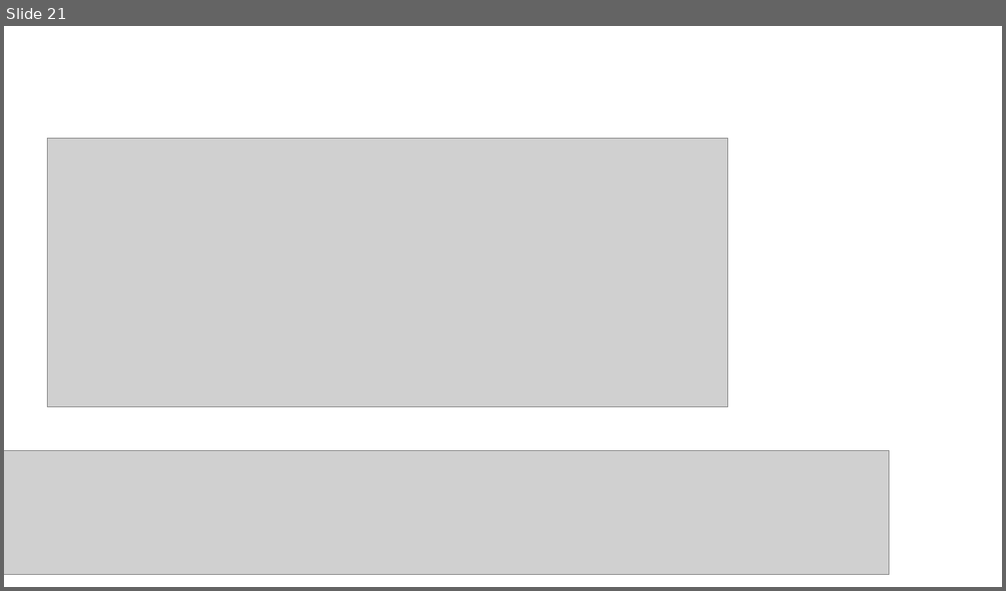
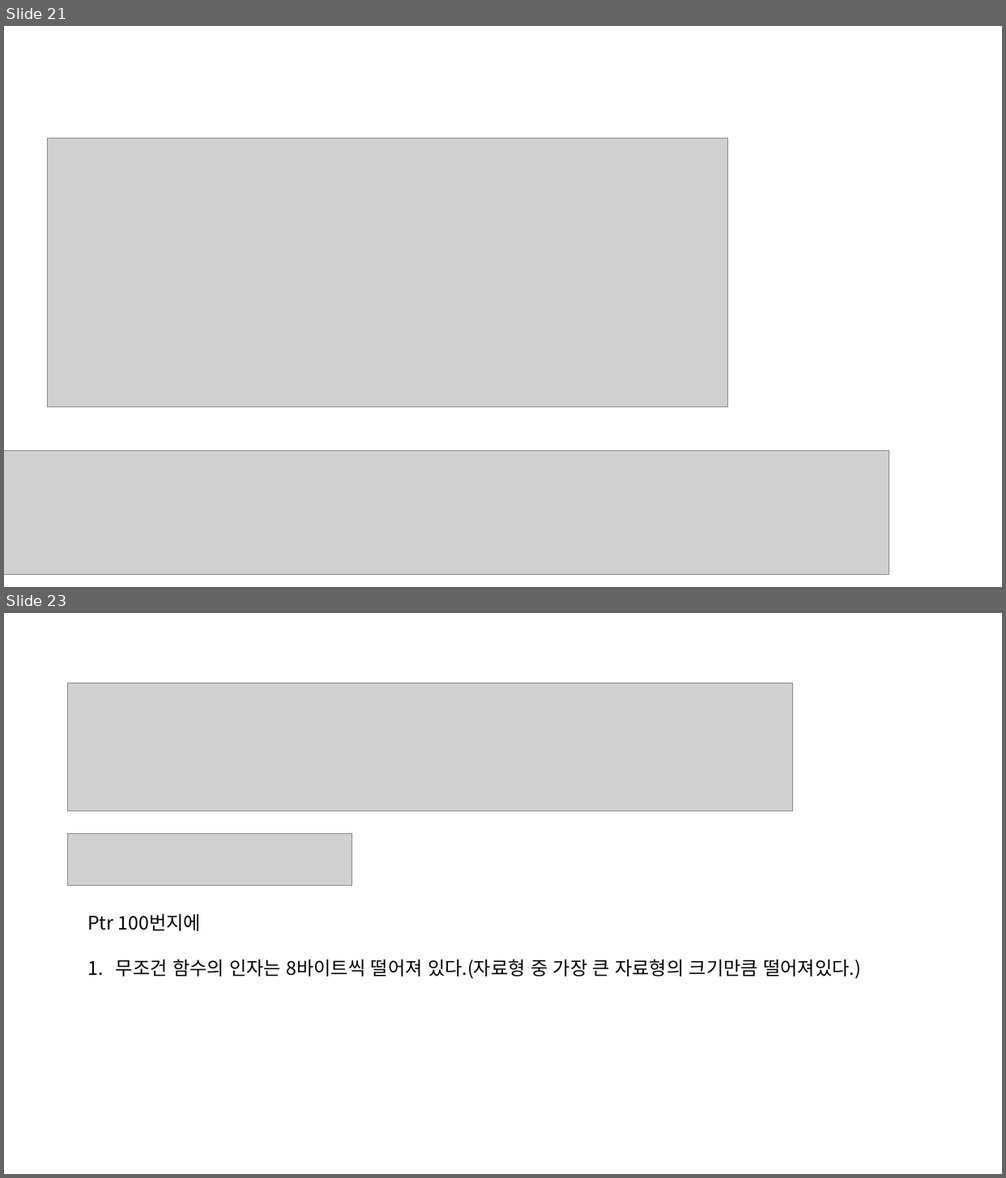
Before and after one commit to JaeSuGang/AssortRockAssignment, a slide deck: DOC/240912_Pointer_Cast.pptx. Shown one above the other, each under a label of ours: slide 21 before the commit, slides 21 and 23 after it; the slides between them are not shown. The pictures are 1006x591 and 1006x1178 pixels, drawn with LibreOffice and Linux fonts; fonts in the diff are those of the drawing; grey boxes stand for pictures. Boxes give left, top, right and bottom in pixels: in the first picture for what was removed or moved away, otherwise in the second. Text is boxed around its words. In the diff, an @@ line names an element or a change of style, - is before the commit and + after.

```diff
--- a/DOC/240912_Pointer_Cast.pptx
+++ b/DOC/240912_Pointer_Cast.pptx
@@ slide 23 added at [4, 613, 1002, 1174], background #FFFFFF @@
@@ picture added at [68, 683, 793, 811] @@
@@ picture added at [68, 834, 351, 885] @@
@@ text added at [87, 914, 860, 979], 18 pt, text #000000 @@
+Ptr 100번지에
+1. 무조건 함수의 인자는 8바이트씩 떨어져 있다.(자료형 중 가장 큰 자료형의 크기만큼 떨어져있다.)
```
Also in this commit, not shown: 2 other slides added, 2 slides removed.
